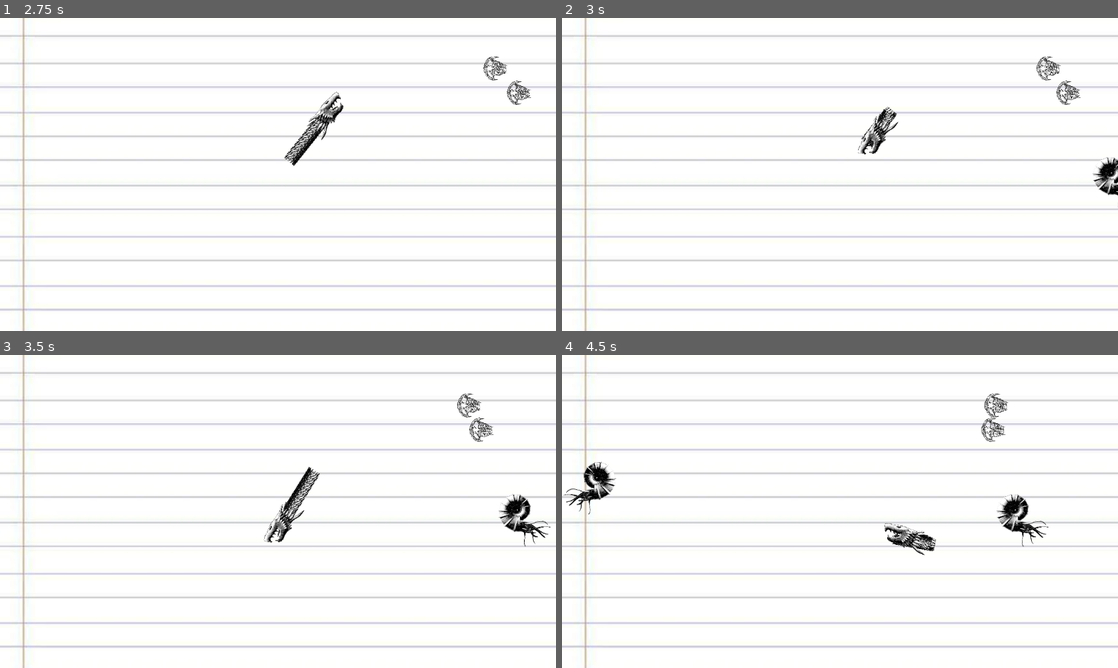
Above: before the commit, frames 1-4 (two rows, left to right).
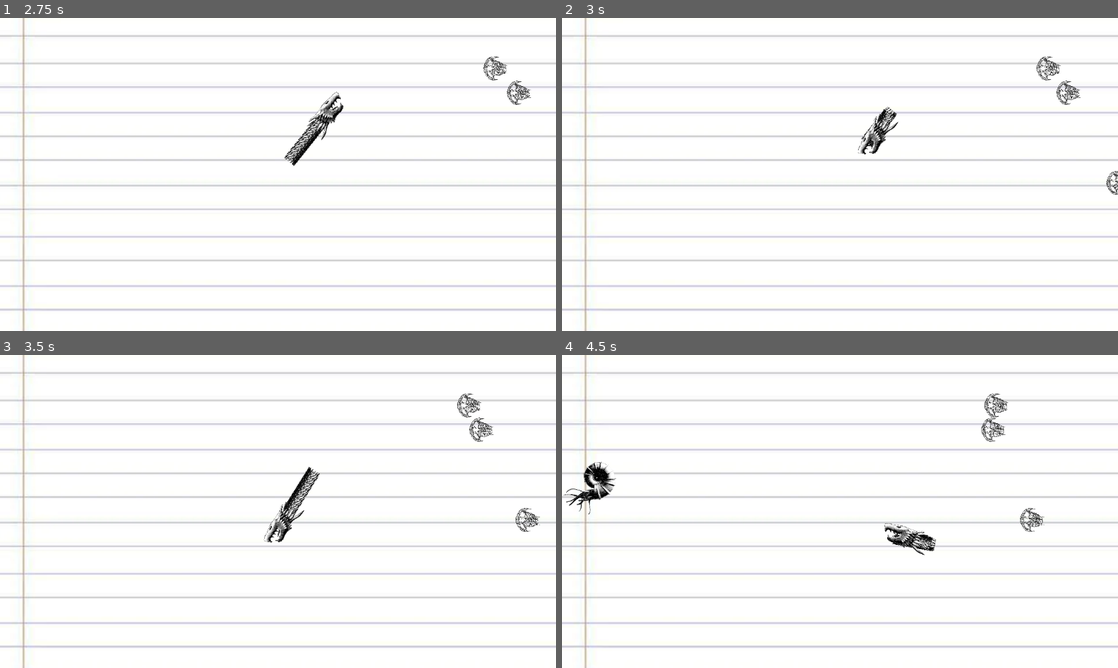
Above: after the commit, the same moments.

Repository: M1rceaDogaru/gwj-83
Game: Godot game, scene res://map/map.tscn
Two runs of this game, one before a commit and one after it. Both use one fixed random seed, a clock stepped at 60 frames per second and the inputs below.
Inputs (mouse positions are in pixels of both pictures, inside the frame that each line leads up to):
- Up to frame 1 (2.75 s): tap Enter at 0.5 s; move the mouse to (400, 158) at 0.52 s; move the mouse to (166, 190) at 1.27 s; move the mouse to (333, 105) at 2.02 s
- Up to frame 2 (3 s): move the mouse to (812, 237) at 2.77 s
- Up to frame 3 (3.5 s): no input
- Up to frame 4 (4.5 s): move the mouse to (1006, 558) at 3.52 s; move the mouse to (673, 464) at 4.27 s

Frame 1 is identical in both runs. In frame 2, 0.4% of the frame differs, in the area x 95-100%, y 44-57%; in frame 3, 0.6%; in frame 4, 0.7%, in the area x 78-88%, y 44-62%.

Commit message:
Move on physics tick

Diff:
--- a/src/map/map.tscn
+++ b/src/map/map.tscn
@@ -10,13 +10,13 @@
 
 [sub_resource type="Resource" id="Resource_e8e5r"]
 script = ExtResource("2_5jdw0")
-weight = 1.0
+weight = 0.8
 creature = ExtResource("2_4hjbm")
 metadata/_custom_type_script = "uid://64mv2walulaj"
 
 [sub_resource type="Resource" id="Resource_112ik"]
 script = ExtResource("2_5jdw0")
-weight = 0.8
+weight = 1.0
 creature = ExtResource("2_kffv2")
 metadata/_custom_type_script = "uid://64mv2walulaj"
 
--- a/src/mobs/ammonite.gd
+++ b/src/mobs/ammonite.gd
@@ -12,7 +12,8 @@
 	velocity = velocity if is_facing_right else velocity * -1
 	$Sprite2D.flip_h = !is_facing_right
 
-func _process(delta: float) -> void:
+# Use physics process for movement as it's frame-independent
+func _physics_process(delta: float) -> void:
 	transform.origin += velocity
 
 func _on_visible_on_screen_notifier_2d_screen_exited():
--- a/src/mobs/trilobite.gd
+++ b/src/mobs/trilobite.gd
@@ -12,7 +12,8 @@
 	velocity = velocity if is_facing_right else velocity * -1
 	$Sprite2D.flip_h = !is_facing_right
 
-func _process(delta: float) -> void:
+# Use physics process for movement as it's frame-independent
+func _physics_process(delta: float) -> void:
 	transform.origin += velocity
 
 func _on_visible_on_screen_notifier_2d_screen_exited():
